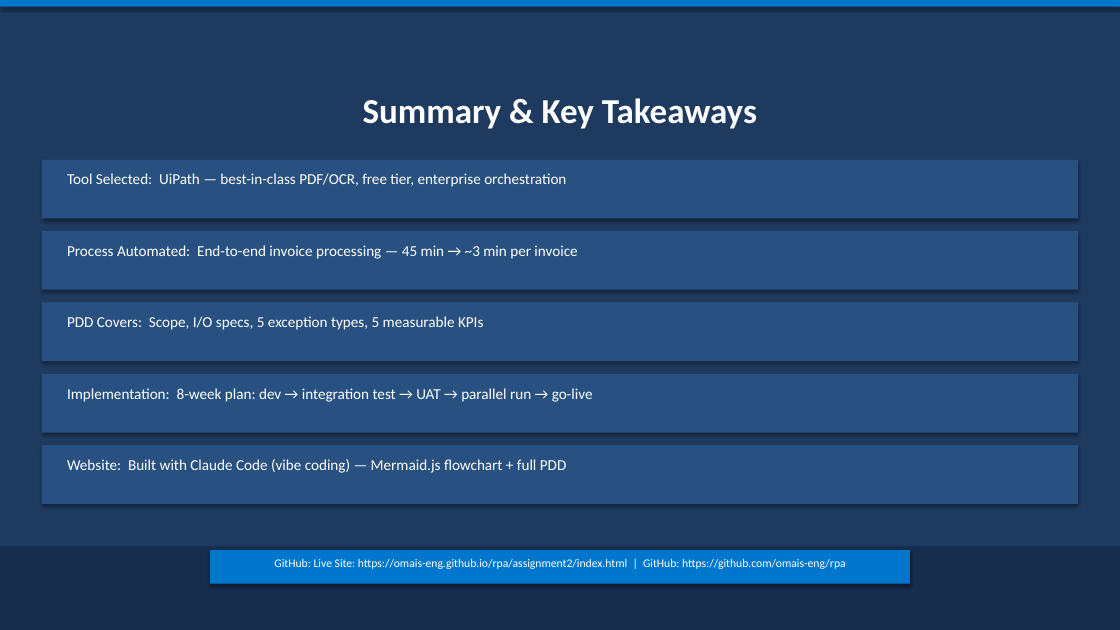
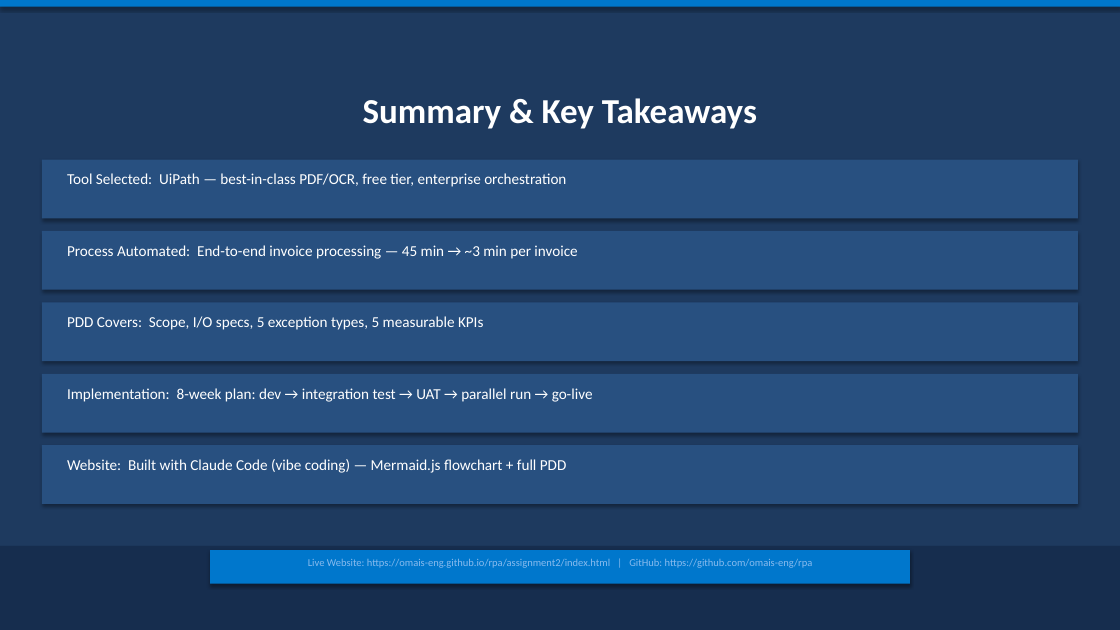
Before and after one commit to omais-eng/rpa, a slide deck: slide 10 of RPA_Week2_Assignment.pptx. Drawn at 1120x630 pixels with LibreOffice and Linux fonts; fonts in the diff are those of the drawing. Boxes give left, top, right and bottom in pixels: in the first picture for what was removed or moved away, otherwise in the second. Text is boxed around its words. In the diff, an @@ line names an element or a change of style, - is before the commit and + after.

```diff
--- a/RPA_Week2_Assignment.pptx
+++ b/RPA_Week2_Assignment.pptx
@@ text at [308, 559, 813, 568]: text changed; size 10 to 9 pt; text colour #FFFFFF to #88BBEE @@
-GitHub: Live Site: https://omais-eng.github.io/rpa/assignment2/index.html | GitHub: https://github.com/omais-eng/rpa
+Live Website: https://omais-eng.github.io/rpa/assignment2/index.html | GitHub: https://github.com/omais-eng/rpa
```
Also in this commit, not shown: 2 other slides changed, 1 other file.
